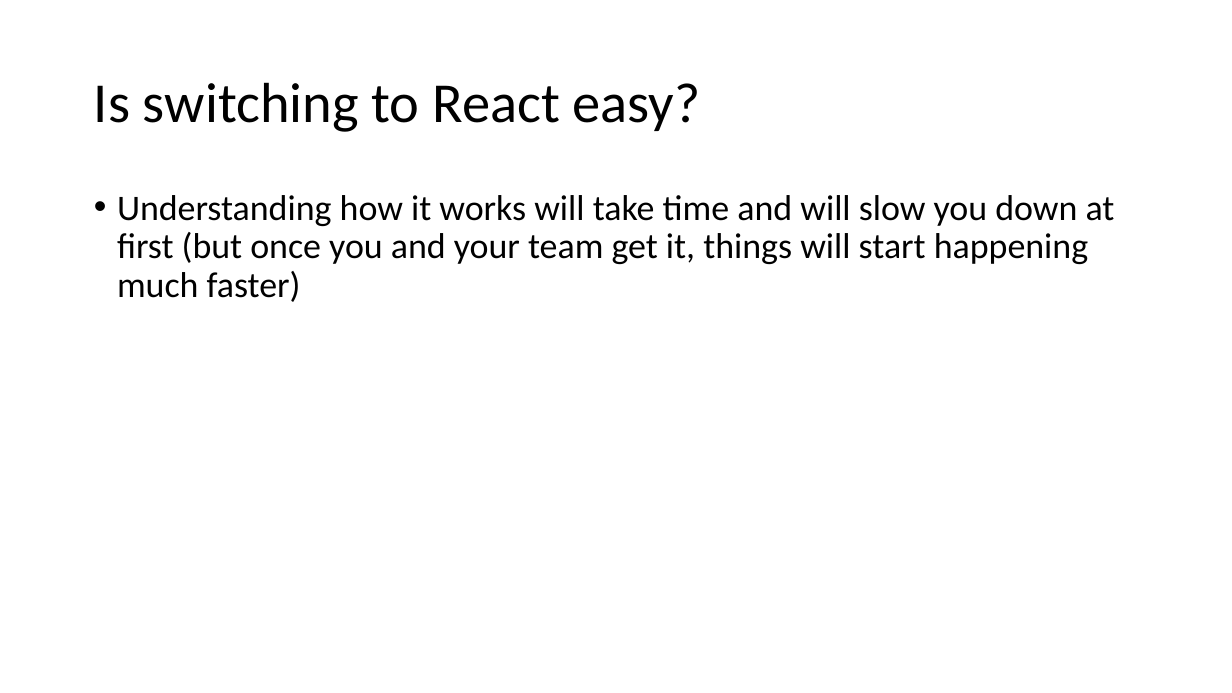
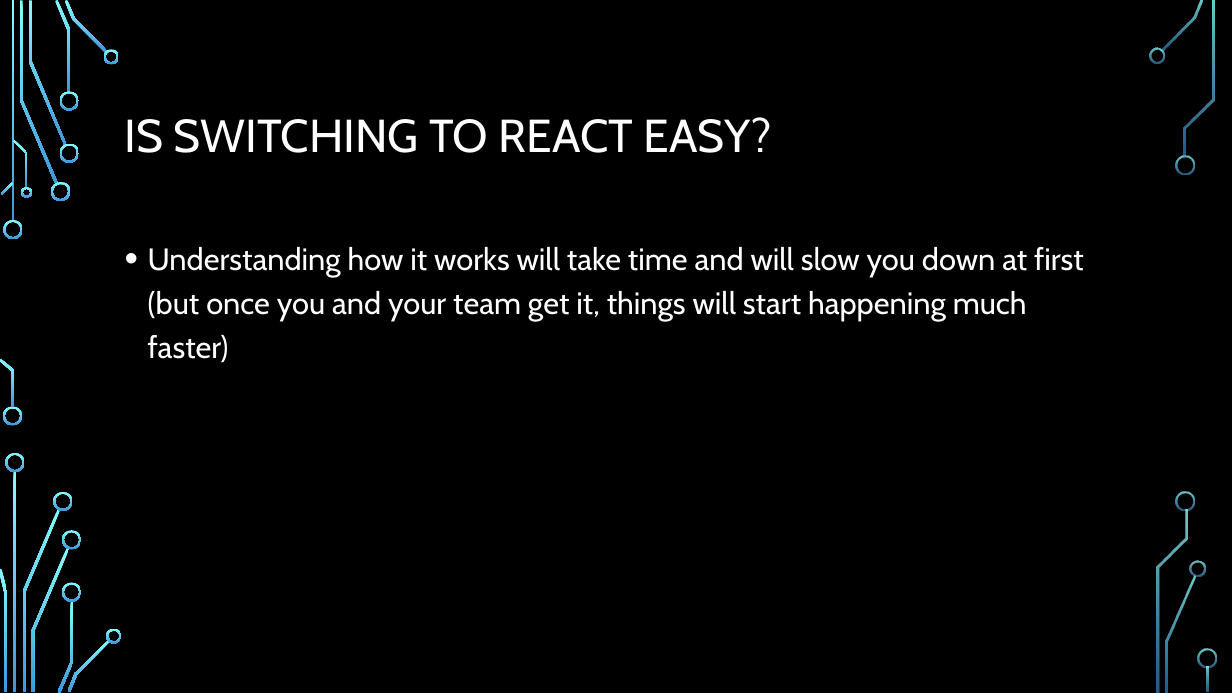
Before and after one commit to sonam-niit/IDFC-Training, a slide deck: slide 9 of Day4/Introduction to React.pptx (slide 11 before the commit). Drawn at 1232x693 pixels with LibreOffice and Linux fonts; fonts in the diff are those of the drawing; background and template pictures are left out. Boxes give left, top, right and bottom in pixels: in the first picture for what was removed or moved away, otherwise in the second. Text is boxed around its words. In the diff, an @@ line names an element or a change of style, - is before the commit and + after.

```diff
--- a/Day4/Introduction to React.pptx
+++ b/Day4/Introduction to React.pptx
@@ background #FFFFFF to picture (left out) @@
@@ title at box(125, 117, 772, 153): text changed; size 44 to 36 pt; font Calibri to Cabin; text colour #000000 to #FFFFFF @@
-Is switching to React easy?
+IS SWITCHING TO REACT EASY?
@@ text "Understanding how it works will ...": place and size @@
-text "Understanding how it works will ..." at box(117, 195, 1115, 302)
+text "Understanding how it works will ..." at box(148, 247, 1084, 363)
@@ text "Understanding how it works will ..." at box(148, 247, 1084, 363): size 28 to 24 pt, font Calibri to Cabin, text colour #000000 to #FFFFFF; line spacing 0.9 to 1.2 @@
@@ group added at box(0, 0, 1217, 693): 33 freeform shapes, 3 rectangles @@
```
Also in this commit, not shown: 9 other slides changed, 11 slides added, 2 slides removed, 1 other file.
